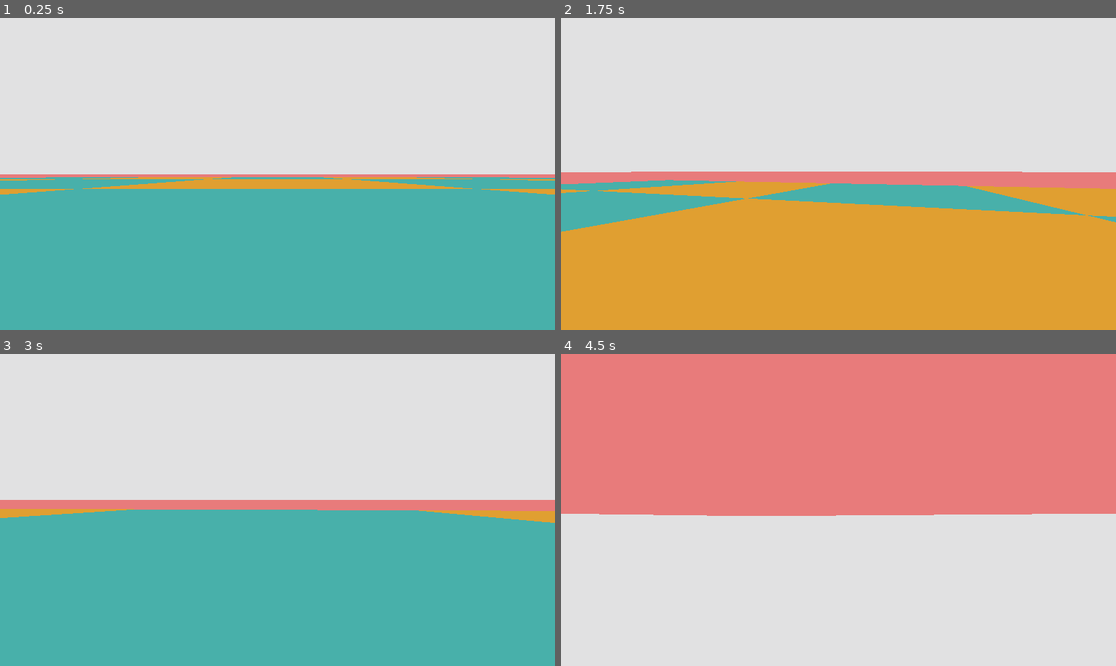
Above: before the commit, frames 1-4 (two rows, left to right).
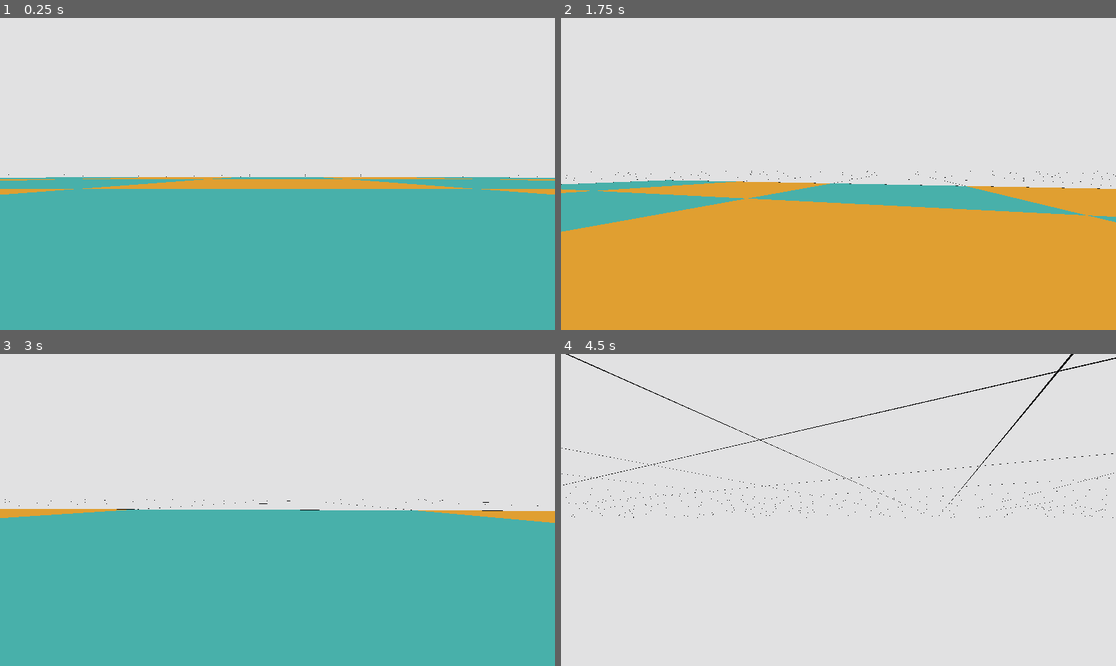
Above: after the commit, the same moments.

Repository: DawoodBhatti/shader-library
Game: Godot game, scene res://test_level/test_level.tscn
The game is run twice, just before and just after one commit, with the same random seed, the same clock (stepped at 60 frames per second) and the same inputs.
Inputs (mouse positions are in pixels of both pictures, inside the frame that each line leads up to):
- Up to frame 1 (0.25 s): no input
- Up to frame 2 (1.75 s): tap Enter at 0.5 s; move the mouse to (866, 174) at 0.52 s; hold Shift (shift) 0.53-1.28 s; hold W (move_forward) from 0.53 s (still down); tap Space (jump) at 0.77, 1.52 s; move the mouse to (810, 174) at 1.27 s; tap Shift (shift) at 1.35 s
- Up to frame 3 (3 s): keep holding W (move_forward); move the mouse to (288, 503) at 2.02 s; hold Shift (shift) 2.03-2.78 s; move the mouse to (271, 516) at 2.77 s; tap Shift (shift) at 2.85 s
- Up to frame 4 (4.5 s): keep holding W (move_forward); tap Space (jump) at 3.02, 3.77 s; move the mouse to (877, 513) at 3.52 s; hold Shift (shift) 3.53-4.28 s; move the mouse to (794, 506) at 4.27 s; tap Shift (shift) at 4.35 s

The runs differ from the first frame. In frame 1, 0.9% of the frame differs, in the area x 0-100%, y 50-56%; in frame 2, 4.0%; in frame 3, 3.2%; in frame 4, 52%, in the area x 0-100%, y 0-53%.

Commit message:
floor grid lines working!

Diff:
--- a/test_level/floor/floor.gd
+++ b/test_level/floor/floor.gd
@@ -5,7 +5,7 @@
 @onready var collision_shape: CollisionShape3D = $StaticBody3D/CollisionShape3D
 
 #dimensions of floor plane
-@export var visible_floor_length: int = 1000
+@export var visible_floor_length: int = 10000
 
 #horizontal dimensions of floor collision shape
 @export var solid_floor_length: int = 100
--- a/test_level/floor/shaders/chessboard.gdshader
+++ b/test_level/floor/shaders/chessboard.gdshader
@@ -4,7 +4,7 @@
 uniform vec4 color_1 : source_color;
 uniform vec4 color_2 : source_color;
 
-//area of solid colour indicating collision shape
+//area of solid colour indicating floor collision shape
 uniform int solid_floor_length;
 
 //area of grid lines
@@ -30,11 +30,15 @@
     float y_lower = x_lower;
     float y_upper = x_upper;
 
+    //grid line width
+    float grid_width = 0.1;
+
     vec4 colour;
 
+
     //paint collision floor plane
-    if ((scaled.x) > x_lower && (scaled.x) < x_upper &&
-        (scaled.y) > y_lower && (scaled.y) < y_upper){
+    if ((scaled.x) > x_lower + grid_width && (scaled.x) < x_upper &&
+        (scaled.y) > y_lower + grid_width && (scaled.y) < y_upper){
 
         int nx = int((ceil((scaled.x-x_lower)/square_length)));
         int ny = int((ceil((scaled.y-y_lower)/square_length)));
@@ -51,11 +55,15 @@
        //col = vec4(0.1, 0.1, 1.0, 0.5);
 
 
-    //non collidable floor plane
+    //paint non collidable floor plane
     }else{
+        //default colour
+        colour = vec4(1.0, 1.0, 1.0, 0.0);
 
-        colour = vec4(1.0, 0.1, 0.1, 0.5);
 
+        if((mod(scaled.x + square_length/2.0, square_length) < grid_width || mod(scaled.y + square_length/2.0, square_length) < grid_width)){
+            colour = vec4(0.0, 0.0, 0.0, 1.0);
+        }
     }
 
     ALBEDO = colour.rgb;
